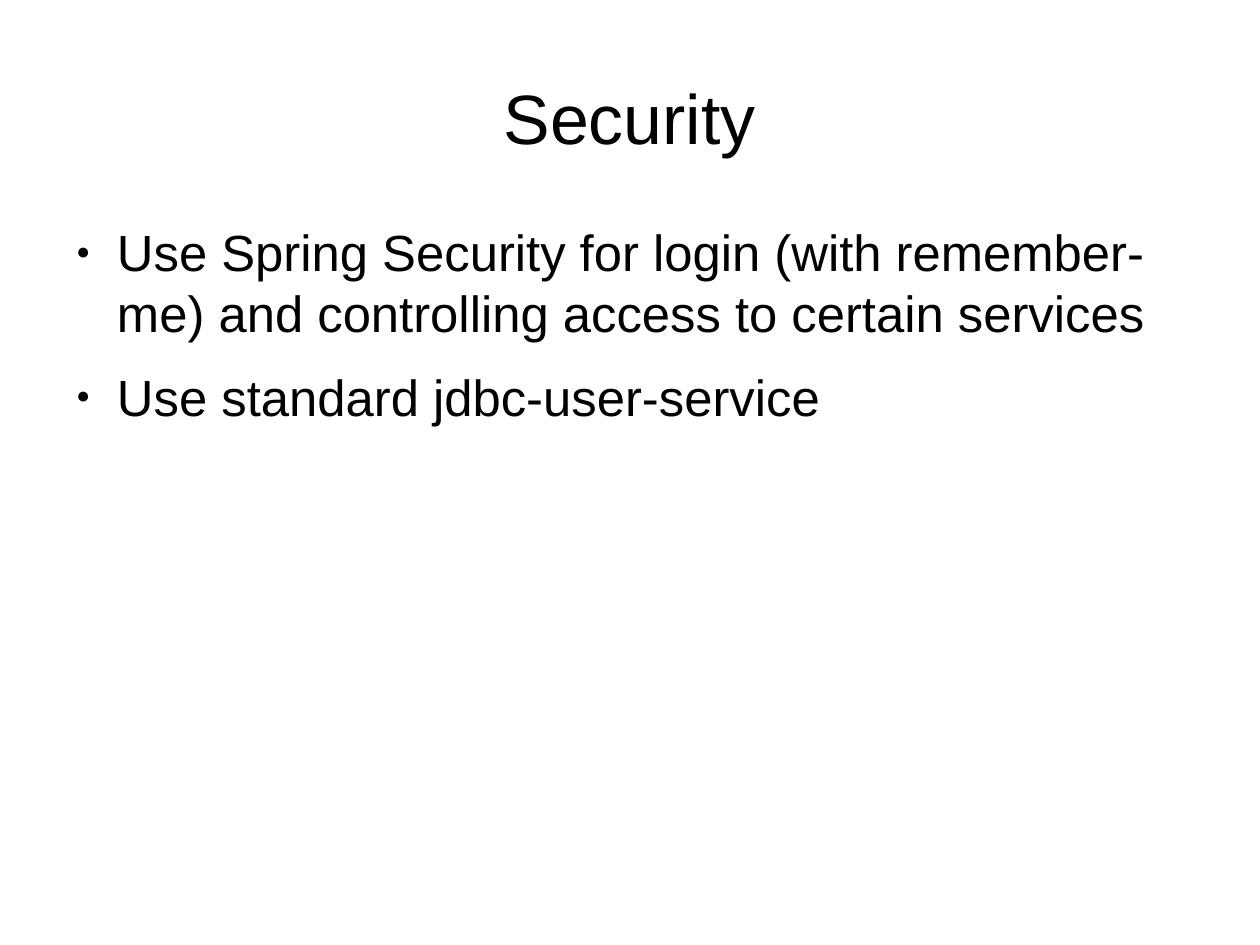
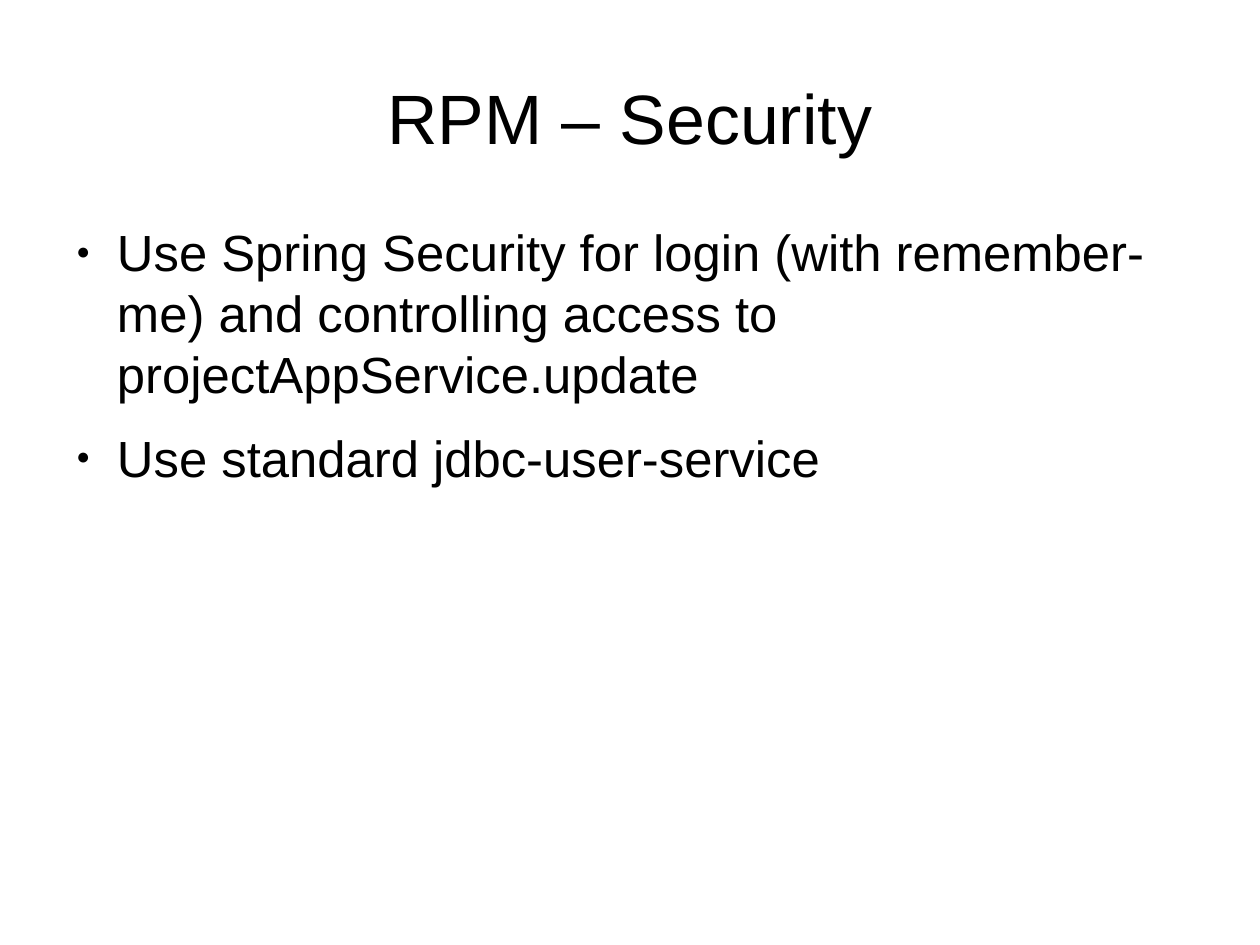
Before and after one commit to andreak/slol-2011, a slide deck: slide 29 of Scala-LiftOff-2011-lift-from-jee-perspective.odp (slide 31 before the commit). Drawn at 1260x945 pixels with LibreOffice and Linux fonts; fonts in the diff are those of the drawing. Boxes give left, top, right and bottom in pixels: in the first picture for what was removed or moved away, otherwise in the second. Text is boxed around its words. In the diff, an @@ line names an element or a change of style, - is before the commit and + after.

```diff
--- a/Scala-LiftOff-2011-lift-from-jee-perspective.odp
+++ b/Scala-LiftOff-2011-lift-from-jee-perspective.odp
@@ title at <box>387,93,872,157</box>: text changed @@
-Security
+RPM – Security
@@ text at <box>117,234,1144,404</box>: text changed @@
-● Use Spring Security for login (with remember-me) and controlling access to certain services
+● Use Spring Security for login (with remember-me) and controlling access to projectAppService.update
```
Also in this commit, not shown: 13 other slides changed, 6 slides added, 2 slides removed.
